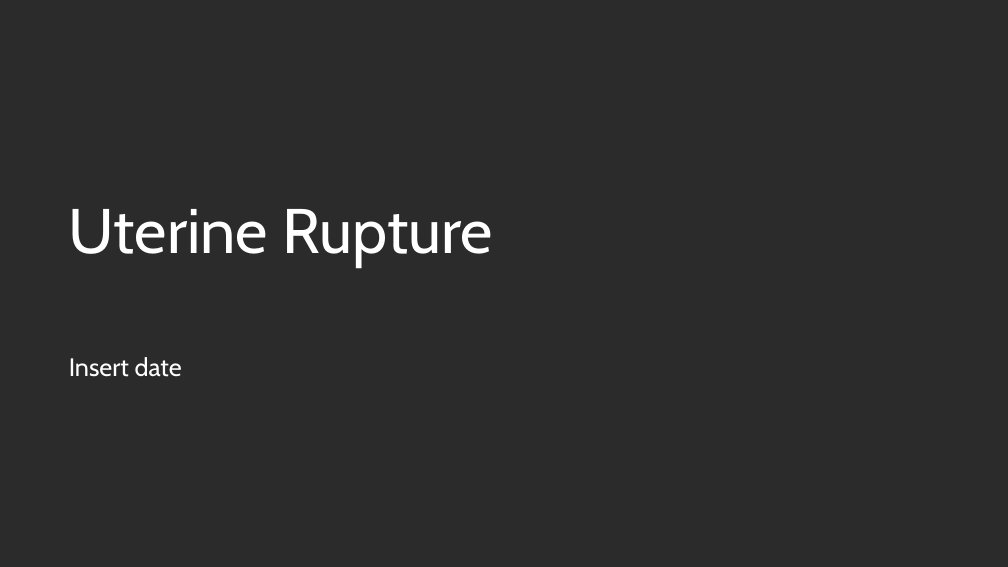
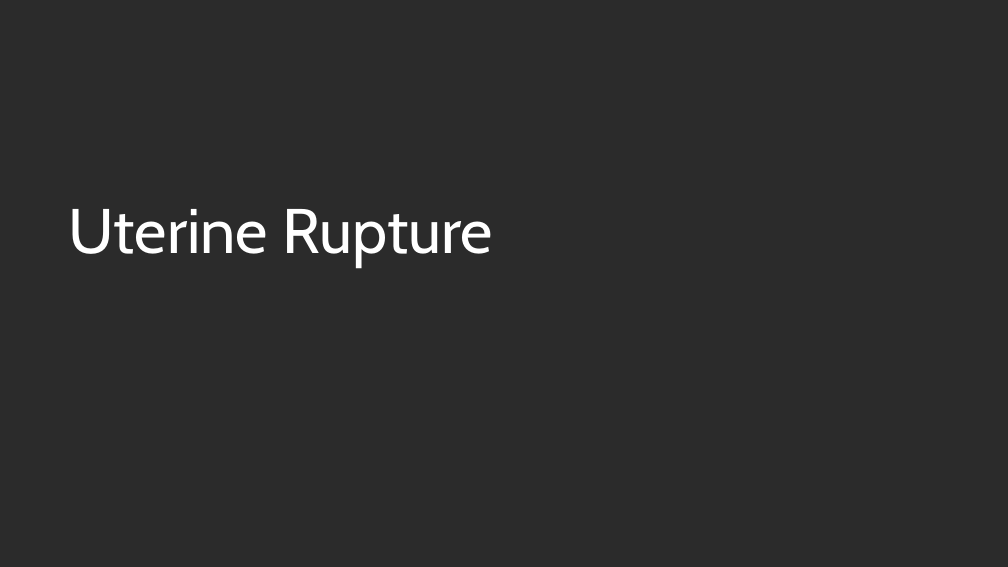
Before and after one commit to matt-thorpe87/mep, a slide deck: slide 1 of docs/assets/presentations/uterine-rupture.pptx. Drawn at 1008x567 pixels with LibreOffice and Linux fonts; fonts in the diff are those of the drawing; background and template pictures are left out; a plain dark background stands for a picture behind light text. Boxes give left, top, right and bottom in pixels: in the first picture for what was removed or moved away, otherwise in the second. Text is boxed around its words. In the diff, an @@ line names an element or a change of style, - is before the commit and + after.

```diff
--- a/docs/assets/presentations/uterine-rupture.pptx
+++ b/docs/assets/presentations/uterine-rupture.pptx
@@ subtitle removed at [69,357,182,377] @@
-Insert date
```
Also in this commit, not shown: 32 other files.
